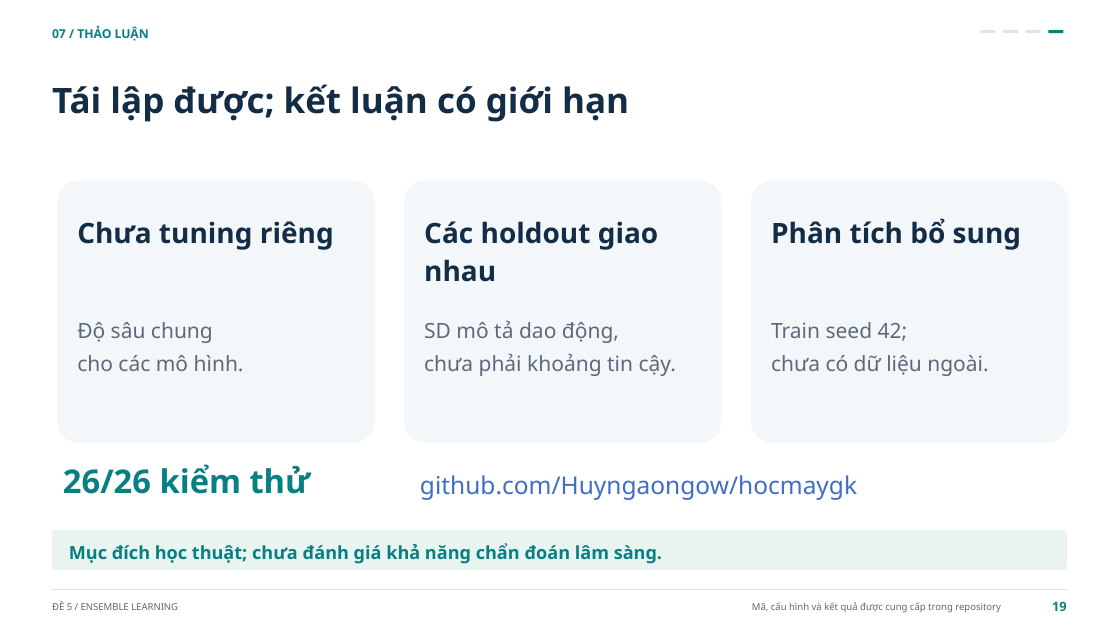
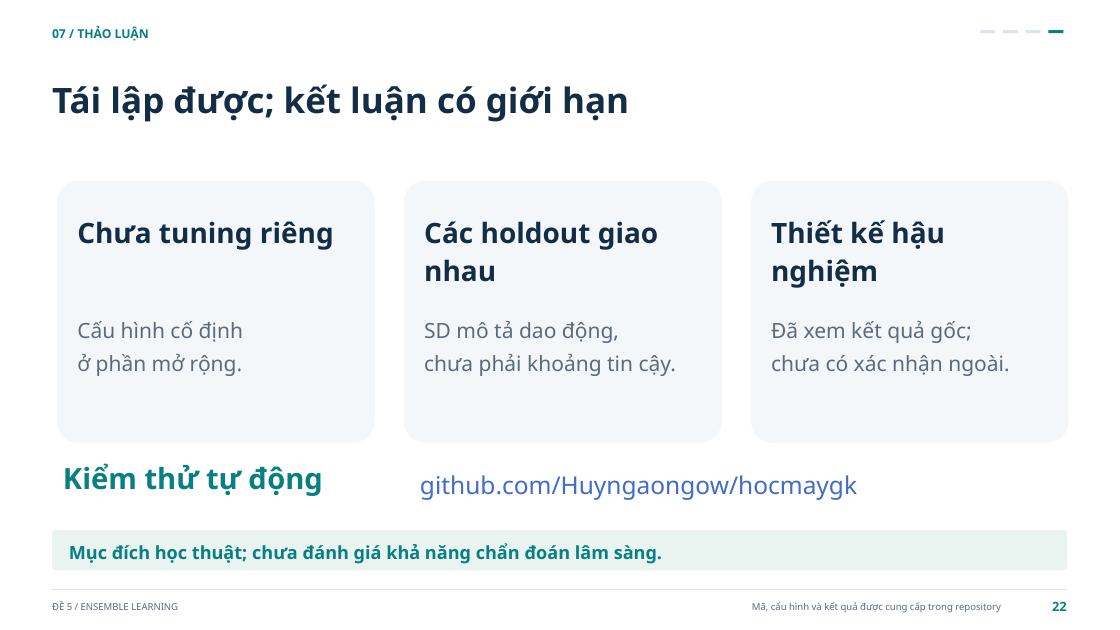
Before and after one commit to Huyngaongow/hocmaygk, a slide deck: slide 22 of De_5_Ensemble_Learning.pptx (slide 19 before the commit). Drawn at 1120x630 pixels with LibreOffice and Linux fonts; fonts in the diff are those of the drawing. Boxes give left, top, right and bottom in pixels: in the first picture for what was removed or moved away, otherwise in the second. Text is boxed around its words. In the diff, an @@ line names an element or a change of style, - is before the commit and + after.

```diff
--- a/De_5_Ensemble_Learning.pptx
+++ b/De_5_Ensemble_Learning.pptx
@@ text at [771,220,945,288]: text changed @@
-Phân tích bổ sung
+Thiết kế hậu nghiệm
@@ text at [77,321,243,376]: text changed @@
-Độ sâu chung
-cho các mô hình.
+Cấu hình cố định
+ở phần mở rộng.
@@ text at [771,321,1009,376]: text changed @@
-Train seed 42;
-chưa có dữ liệu ngoài.
+Đã xem kết quả gốc;
+chưa có xác nhận ngoài.
@@ text at [63,463,323,496]: text changed; size 28 to 25 pt @@
-26/26 kiểm thử
+Kiểm thử tự động
@@ text at [1052,601,1067,611]: text changed @@
-19
+22
```
Also in this commit, not shown: 22 other slides changed, 4 slides added, 1 slide removed, 25 other files.
